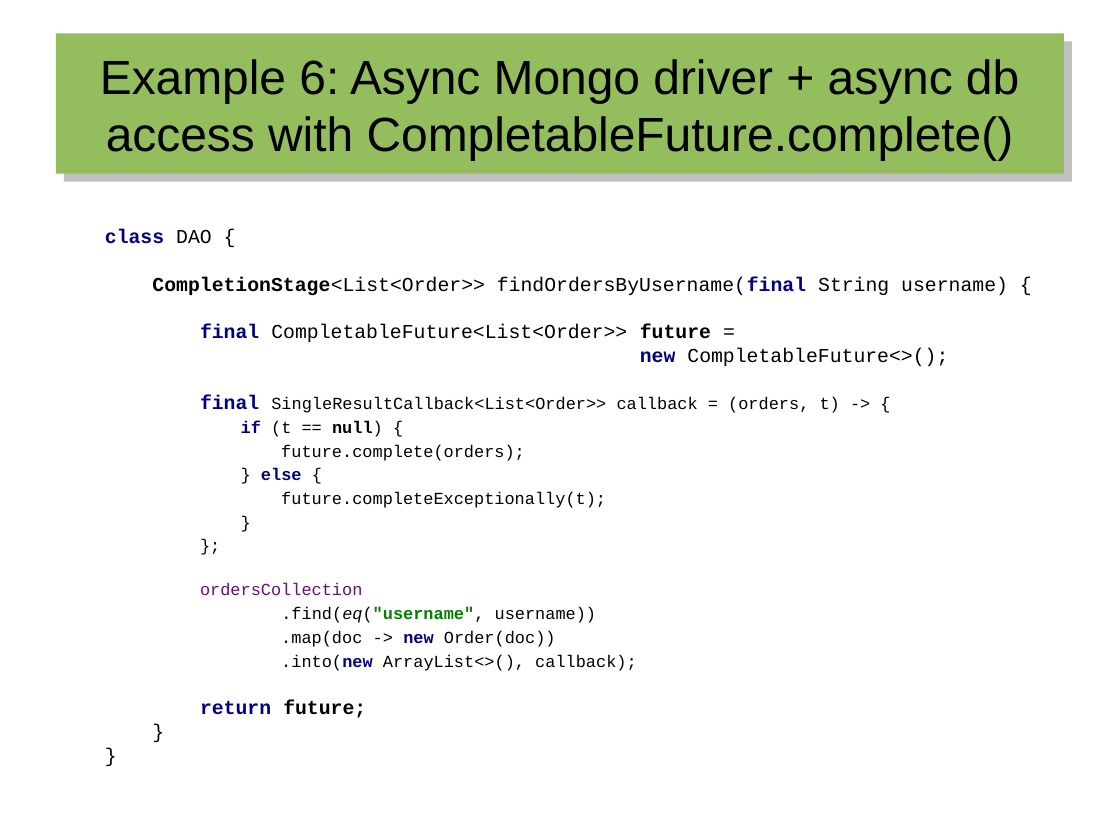
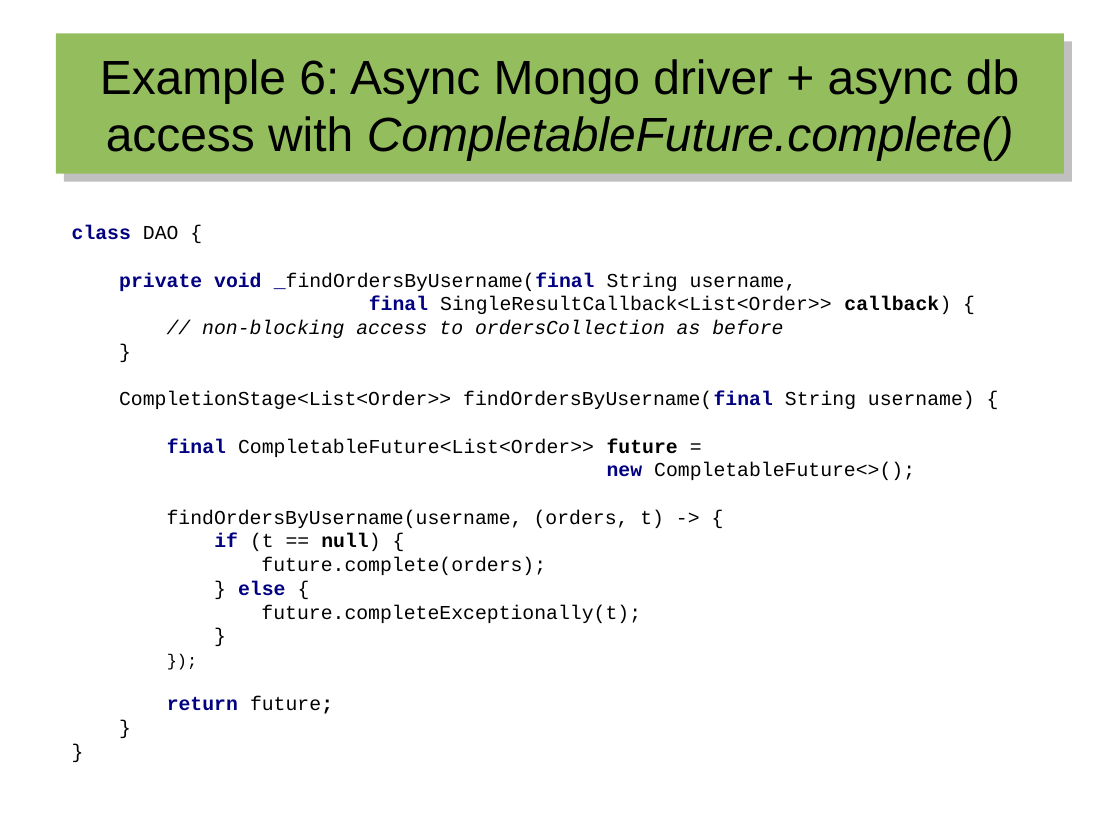
Before and after one commit to hermannhueck/reactive-mongo-access, a slide deck: slide 34 of Slides/2016-06_Reactive Mongo Access from Java 8.odp (slide 32 before the commit). Drawn at 1120x840 pixels with LibreOffice and Linux fonts; fonts in the diff are those of the drawing. Boxes give left, top, right and bottom in pixels: in the first picture for what was removed or moved away, otherwise in the second. Text is boxed around its words. In the diff, an @@ line names an element or a change of style, - is before the commit and + after.

Commit message:
Scala Slides; New examples with Casbah driver; Some code improvements

```diff
--- a/Slides/2016-06_Reactive Mongo Access from Java 8.odp
+++ b/Slides/2016-06_Reactive Mongo Access from Java 8.odp
@@ title "Example 6: Async Mongo driver ..." at (56,34,1064,174): italic on in "CompletableFuture.complete()" @@
@@ text at (72,225,975,714): text changed; size 12 to 14 pt @@
-class DAO {
-CompletionStage<List<Order>> findOrdersByUsername(final String username) {
-final CompletableFuture<List<Order>> future =
-new CompletableFuture<>();
-final SingleResultCallback<List<Order>> callback = (orders, t) -> {
-if (t == null) {
-future.complete(orders);
-} else {
-future.completeExceptionally(t);
-}
-};
-ordersCollection
-.find(eq("username", username))
-.map(doc -> new Order(doc))
-.into(new ArrayList<>(), callback);
-return future;
-}
-}
+class DAO {
+private void _findOrdersByUsername(final String username,
+final SingleResultCallback<List<Order>> callback) {
+// non-blocking access to ordersCollection as before
+}
+CompletionStage<List<Order>> findOrdersByUsername(final String username) {
+final CompletableFuture<List<Order>> future =
+new CompletableFuture<>();
+findOrdersByUsername(username, (orders, t) -> {
+if (t == null) {
+future.complete(orders);
+} else {
+future.completeExceptionally(t);
+}
+});
+return future;
+}
+}
```
Also in this commit, not shown: 33 other slides changed, 4 slides added, 1 slide removed, 30 other files.
